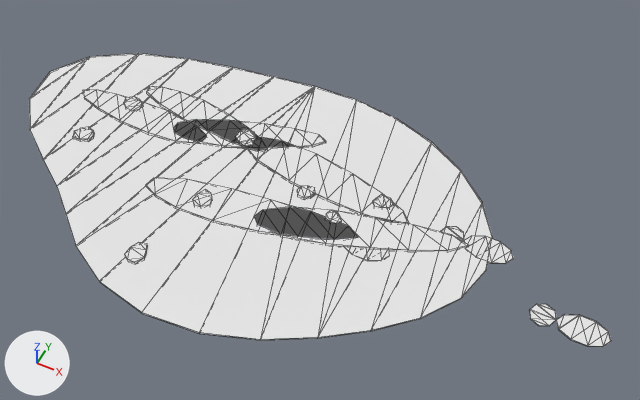
An edit to the glTF model game/assets/mess/mess_smear_grown.glb, drawn before and after from the same camera.
Before and after are seen from a camera (50 mm lens) standing at (0.985, -1.478, 1.884) and looking at (0.236, 0.02, 0.012). Lighting does not change. The marker at lower left points along +X, +Y and +Z. The older version comes first. Mesh edges are drawn as thin lines. Where no turn or scale is listed for an object, it has been applied to the vertices. Vertices at exactly the same position are counted once.

Names of what the first picture shows: 'MessSmearGrown_Body'.
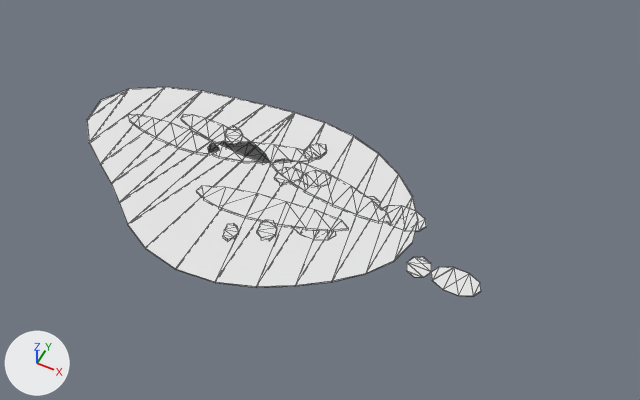
What differs and where, as boxes [x1, y1, x2, y2] in the pictures (640 x 400 px; the box of a moved part takes in the faces that stretch with it):
'MessSmearGrown_Body', reshaped (32% narrower, 28% shorter): before [29, 53, 611, 347]; after [87, 87, 481, 297]
part 1 of me_smear_water, moved or reshaped: before [29, 53, 492, 340]; after [87, 87, 418, 288]
part 2 of me_smear_water, moved or reshaped: before [83, 90, 206, 143]; after [128, 114, 217, 154]
part 3 of me_smear_water, moved or reshaped: before [147, 86, 267, 151]; after [181, 114, 270, 163]
part 4 of me_smear_water, moved or reshaped: before [174, 120, 326, 148]; after [272, 159, 391, 222]
part 5 of me_smear_water, moved or reshaped: before [193, 190, 212, 207]; after [304, 144, 327, 158]
part 6 of me_smear_water, moved or reshaped: before [373, 196, 394, 208]; after [299, 170, 331, 186]
part 7 of me_smear_water, moved or reshaped: before [297, 186, 315, 198]; after [223, 223, 239, 240]
part 8 of me_smear_water, moved or reshaped: before [124, 96, 143, 111]; after [274, 167, 303, 184]
part 9 of me_smear_water, moved or reshaped: before [488, 239, 513, 264]; after [407, 257, 481, 297]
part 10 of me_smear_water, deleted: before [529, 304, 611, 347]
part 11 of me_smear_water, deleted: before [125, 242, 147, 263]
part 12 of me_smear_water, deleted: before [73, 127, 94, 140]
part 13 of me_smear_water, moved or reshaped: before [146, 129, 469, 251]; after [197, 125, 426, 240]

Edits to the bpy script that builds the scene:
```text
Change me_smear_water:
    used by ob_messsmeargrown_body; location = (0.0, 0.0, 0.0)
    remove me_smear_water.from_pydata(...)  # 454 vertices, 836 faces; spans x -0.8..1.09, y -0.52..0.45, z 0.0..0.01
    add me_smear_water.from_pydata(...)  # 394 vertices, 728 faces; spans x -0.57..0.75, y -0.37..0.32, z 0.0..0.01
    me_smear_water part 1: the loose piece of 56 vertices spanning x -0.8..0.74, y -0.52..0.45, z 0.0..0.01 is scaled about the mesh origin by (0.714, 0.7, 1)
    me_smear_water part 2: the loose piece of 28 vertices spanning x -0.65..-0.19, y 0.03..0.14, z 0.0..0.01 is scaled about the mesh origin by (0.714, 0.714, 1)
    me_smear_water part 3: the loose piece of 28 vertices spanning x -0.47..0.01, y 0.11..0.24, z 0.0..0.01 is scaled about its middle by (0.714, 0.714, 1), then moved by (0.1, -0.05, 0.0)
    me_smear_water part 4: the loose piece of 28 vertices spanning x -0.3..0.15, y 0.06..0.26, z 0.0..0.01 is turned -28.8 degrees about the z axis through its middle and scaled by 0.857, then moved by (0.32, -0.09, 0.0)
    me_smear_water part 5: the loose piece of 16 vertices spanning x -0.09..-0.03, y -0.15..-0.09, z 0.0..0.01 is scaled about its middle by (-1.09, -1.08, 1), then moved by (0.19, 0.31, 0.0)
    me_smear_water part 6: the loose piece of 16 vertices spanning x 0.37..0.43, y 0.07..0.12, z 0.0..0.01 is turned 16.4 degrees about the z axis through its middle and scaled by 1.46, then moved by (-0.21, 0.0, 0.0)
    me_smear_water part 7: the loose piece of 16 vertices spanning x 0.16..0.21, y 0.01..0.05, z 0.0..0.01 is turned -89.7 degrees about the z axis through its middle and scaled by 0.989, then moved by (-0.12, -0.22, 0.0)
    me_smear_water part 8: the loose piece of 16 vertices spanning x -0.51..-0.43, y 0.09..0.15, z 0.0..0.01 is turned -119.8 degrees about the z axis through its middle and scaled by 1.09, then moved by (0.58, -0.05, 0.0)
    me_smear_water part 9: the loose piece of 34 vertices spanning x 0.58..0.79, y 0.03..0.11, z 0.0 is moved by (-0.04, -0.14, 0.0)
    me_smear_water part 10: the loose piece of 34 vertices spanning x 0.88..1.09, y -0.11..-0.03, z 0.0 is deleted
    me_smear_water part 11: the loose piece of 16 vertices spanning x -0.15..-0.09, y -0.4..-0.33, z 0.0..0.01 is deleted
    me_smear_water part 12: the loose piece of 16 vertices spanning x -0.56..-0.49, y -0.08..-0.03, z 0.0..0.01 is deleted
    me_smear_water part 13: 2 vertices moved within x 0.14, y 0.18, z 0.0..0.01; 140 vertices removed from x -0.24..0.67, y -0.18..0.18, z 0.0..0.01; 146 vertices added at x -0.16..0.54, y -0.17..0.18, z 0.0..0.01
```
